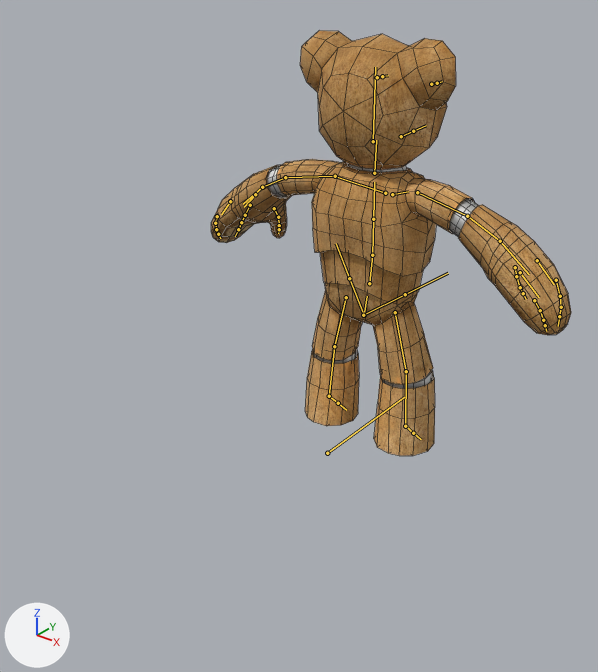
The FBX model src/Assets/Models/Characters/Humanoid/Robots/Bosco/Bosco.fbx as it was, and as the next commit left it.
Rendered twice from a 50 mm lens placed at (1.556, -2.37, 1.764), pointed at (0.098, -0.547, 0.634). The axes (+X, +Y, +Z) are drawn at lower left. The lights are the same throughout. The bones that bend it are drawn over the model as lines. Mesh edges are drawn as thin lines.

The first picture shows 'BoscoMesh'.
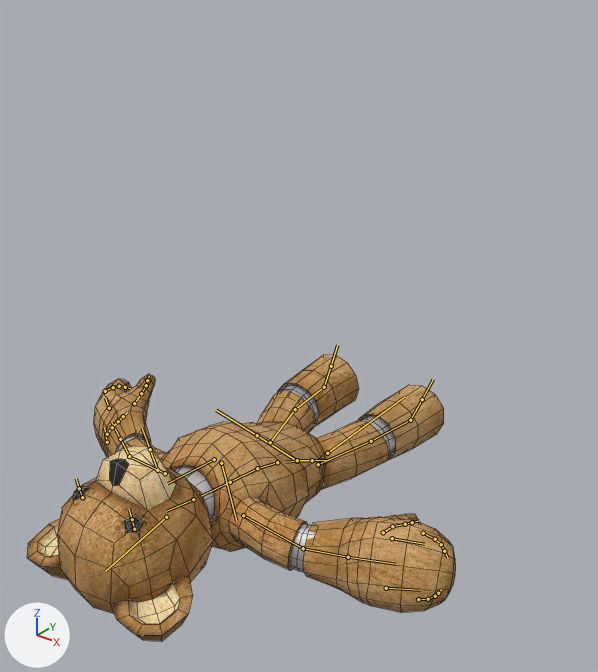
The newer file adds an action. The first version stands in its rest pose; the second is drawn at frame 25 of the action 'Bosco|comically_collapse'.

Changed parts and their boxes [x1, y1, x2, y2] in the pictures (598 x 672 px):
'BoscoMesh', posed (19% wider, 33% shorter): before [211, 31, 571, 456]; after [27, 355, 456, 641]
bone 'spine.0', root to tip: before (364, 315) to (367, 296); after (297, 461) to (285, 462)
bone 'head', root to tip: before (373, 141) to (375, 67); after (166, 517) to (105, 571)
bone 'hand.L', root to tip: before (262, 187) to (243, 204); after (120, 439) to (111, 422)
bone 'finger.0.0.L', root to tip: before (250, 205) to (245, 215); after (105, 391) to (113, 387)
bone 'finger.3.0.L', root to tip: before (217, 216) to (215, 223); after (107, 434) to (112, 427)
bone 'hand.R', root to tip: before (500, 241) to (529, 274); after (348, 557) to (396, 564)
bone 'finger.0.0.R', root to tip: before (556, 280) to (560, 296); after (423, 533) to (435, 539)
bone 'finger.3.0.R', root to tip: before (534, 300) to (540, 310); after (418, 599) to (428, 599)
bone 'thigh.L', root to tip: before (346, 297) to (334, 346); after (270, 442) to (295, 409)
bone 'thigh.R', root to tip: before (395, 312) to (406, 371); after (318, 464) to (371, 441)

What changed in the scene script:
```text
Change bone_spine_0:
    where bone_spine_0 = bpy.data.objects['Bosco'].pose.bones['spine.0']  # child of 'root'
    bone_spine_0.location: (0.0, 0.0, 0.0) -> (0.0, -0.518, -0.273)
    bone_spine_0.rotation_quaternion: (1.0, 0.0, 0.0, 0.0) -> (0.769, -0.639, 0.0, 0.0)  # degrees (0, 0, 0) -> degrees (-79, 0, 0)
Change bone_head:
    where bone_head = bpy.data.objects['Bosco'].pose.bones['head']  # child of 'neck'
    bone_head.rotation_quaternion: (1.0, 0.0, 0.0, 0.0) -> (0.983, -0.182, -0.001, 0.001)  # degrees (0, 0, 0) -> degrees (-21, 0, 0)
Change bone_hand_l:
    where bone_hand_l = bpy.data.objects['Bosco'].pose.bones['hand.L']  # child of 'forearm.L'
    bone_hand_l.rotation_quaternion: (1.0, 0.0, 0.0, 0.0) -> (0.994, -0.023, -0.022, 0.108)  # degrees (0, 0, 0) -> degrees (-3, -2, 12)
Change bone_finger_0_0_l:
    where bone_finger_0_0_l = bpy.data.objects['Bosco'].pose.bones['finger.0.0.L']  # child of 'palm.0.L'
    bone_finger_0_0_l.location: (0.0, 0.0, 0.0) -> (0.001, -0.002, -0.004)
    bone_finger_0_0_l.rotation_quaternion: (1.0, 0.0, 0.0, 0.0) -> (0.981, 0.186, -0.042, 0.048)  # degrees (0, 0, 0) -> degrees (21, -6, 5)
Change bone_finger_3_0_l:
    where bone_finger_3_0_l = bpy.data.objects['Bosco'].pose.bones['finger.3.0.L']  # child of 'palm.3.L'
    bone_finger_3_0_l.location: (0.0, 0.0, 0.0) -> (0.0, 0.002, 0.005)
    bone_finger_3_0_l.rotation_quaternion: (1.0, 0.0, 0.0, 0.0) -> (0.981, 0.193, -0.037, -0.006)  # degrees (0, 0, 0) -> degrees (22, -4, -1)
Change bone_hand_r:
    where bone_hand_r = bpy.data.objects['Bosco'].pose.bones['hand.R']  # child of 'forearm.R'
    bone_hand_r.rotation_quaternion: (1.0, 0.0, 0.0, 0.0) -> (0.948, -0.038, -0.302, -0.093)  # degrees (0, 0, 0) -> degrees (-1, -35, -11)
Change bone_finger_0_0_r:
    where bone_finger_0_0_r = bpy.data.objects['Bosco'].pose.bones['finger.0.0.R']  # child of 'palm.0.R'
    bone_finger_0_0_r.rotation_quaternion: (1.0, 0.0, 0.0, 0.0) -> (0.982, 0.189, 0.001, -0.014)  # degrees (0, 0, 0) -> degrees (22, 0, -2)
Change bone_finger_3_0_r:
    where bone_finger_3_0_r = bpy.data.objects['Bosco'].pose.bones['finger.3.0.R']  # child of 'palm.3.R'
    bone_finger_3_0_r.location: (0.0, 0.0, 0.0) -> (0.0, -0.001, 0.002)
    bone_finger_3_0_r.rotation_quaternion: (1.0, 0.0, 0.0, 0.0) -> (0.982, 0.184, 0.002, 0.045)  # degrees (0, 0, 0) -> degrees (21, -1, 5)
Change bone_thigh_l:
    where bone_thigh_l = bpy.data.objects['Bosco'].pose.bones['thigh.L']  # child of 'spine.0'
    bone_thigh_l.rotation_quaternion: (1.0, 0.0, 0.0, 0.0) -> (0.996, -0.083, -0.021, -0.023)  # degrees (0, 0, 0) -> degrees (-9, -3, -2)
Change bone_thigh_r:
    where bone_thigh_r = bpy.data.objects['Bosco'].pose.bones['thigh.R']  # child of 'spine.0'
    bone_thigh_r.rotation_quaternion: (1.0, 0.0, 0.0, 0.0) -> (0.996, -0.083, 0.021, 0.023)  # degrees (0, 0, 0) -> degrees (-9, 3, 2)
```
